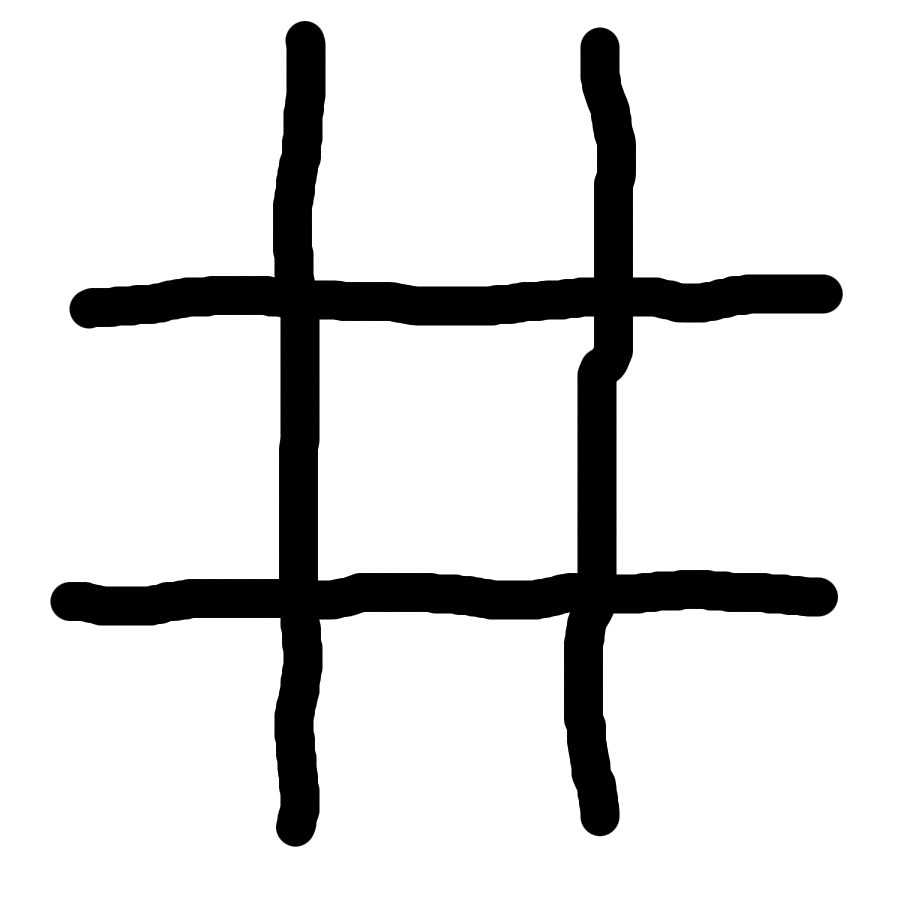
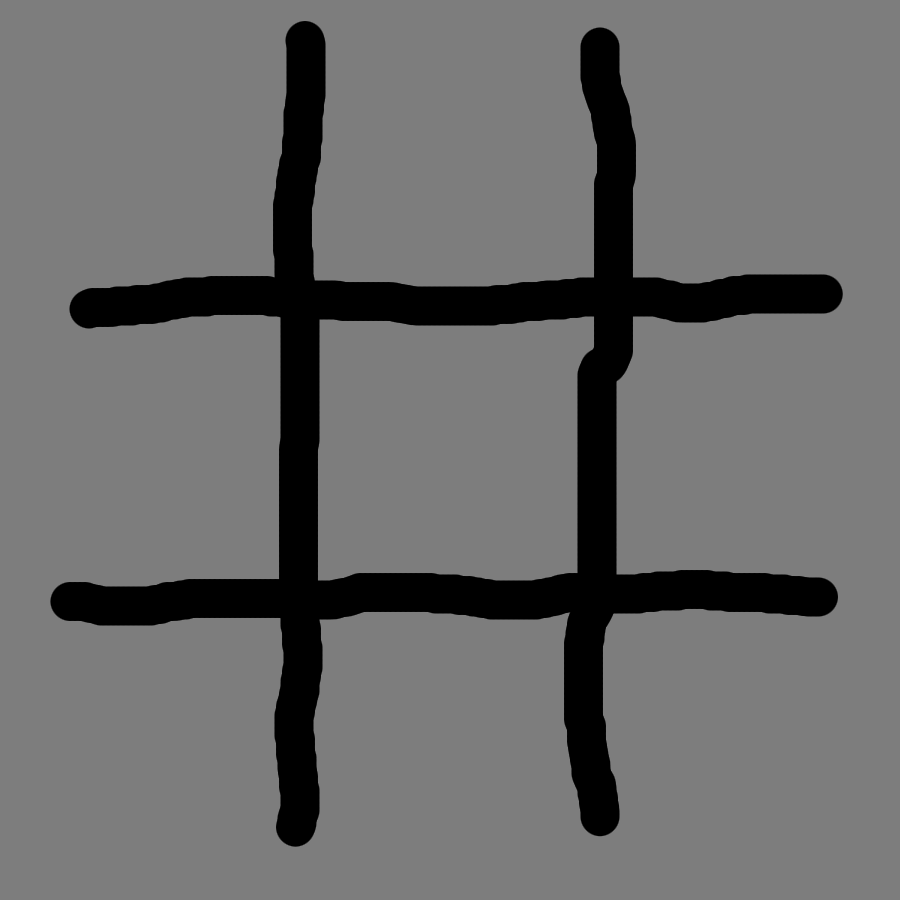
Layered file, before and after one edit (w=900, h=900). Changes by layer:
renamed "background" to "board.png", painted on it over [0, 0, 900, 900]
